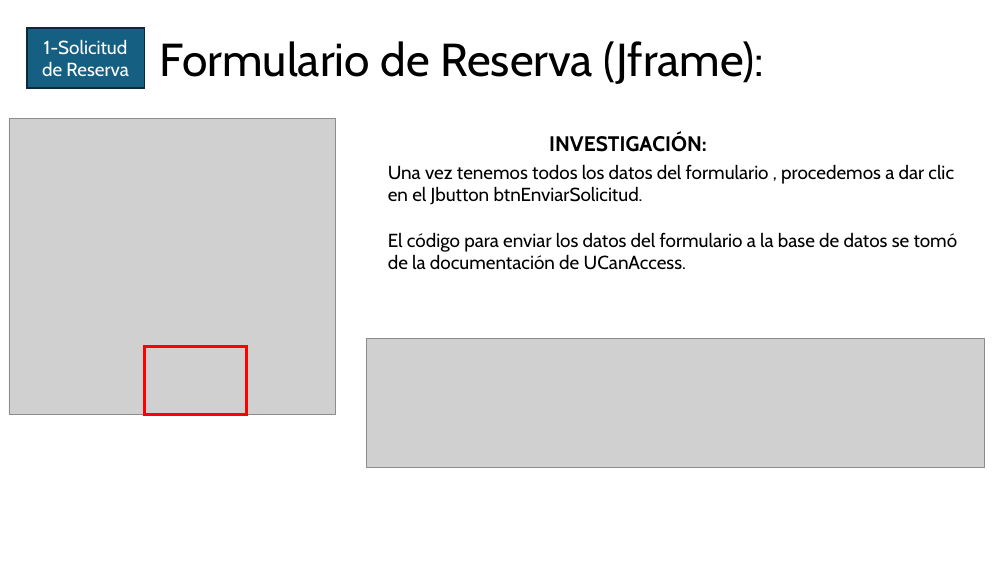
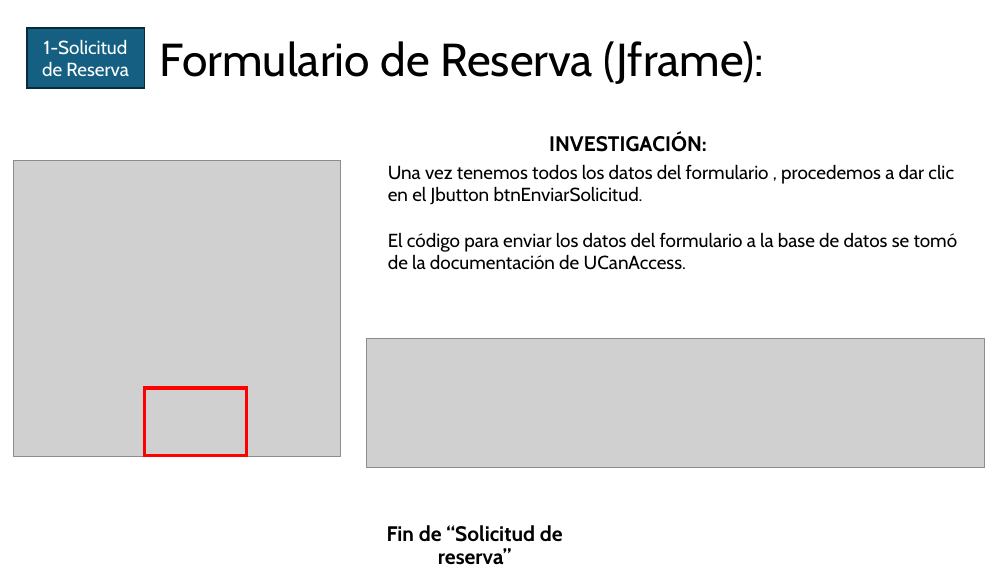
Before and after one commit to oscarloria/EcoAnaApp, a slide deck: slide 17 of ECOANA.pptx. Drawn at 1008x567 pixels with LibreOffice and Linux fonts; fonts in the diff are those of the drawing; grey boxes stand for pictures. Boxes give left, top, right and bottom in pixels: in the first picture for what was removed or moved away, otherwise in the second. Text is boxed around its words. In the diff, an @@ line names an element or a change of style, - is before the commit and + after.

```diff
--- a/ECOANA.pptx
+++ b/ECOANA.pptx
@@ picture: place and size @@
-picture at (9, 118, 336, 414)
+picture at (14, 161, 340, 457)
@@ rectangle: place and size @@
-rectangle at (144, 347, 247, 414)
+rectangle at (144, 388, 247, 455)
@@ text added at (387, 525, 563, 565), 20 pt, text #000000, bold @@
+Fin de “Solicitud de reserva”
```
Also in this commit, not shown: 1 other slide changed, 2 slides added, 1 slide removed, 7 other files.
